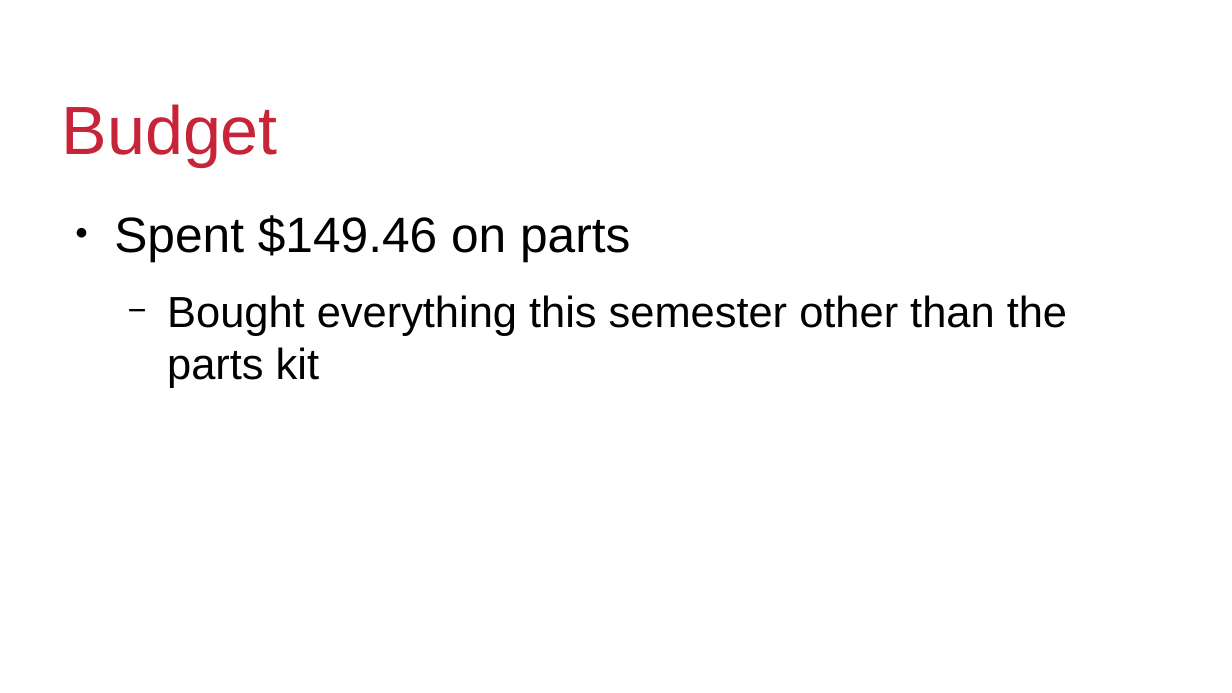
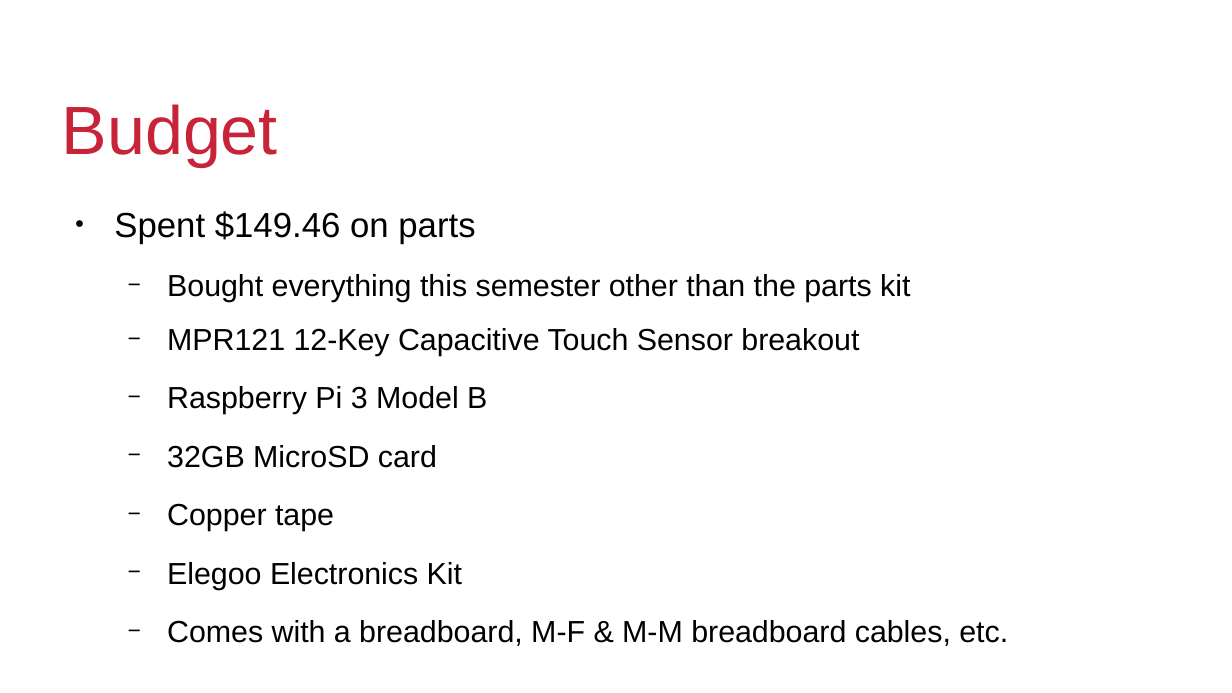
Before and after one commit to YamiYukiSenpai/MacroKeyTouchSensor, a slide deck: slide 4 of MacroKeyTouchSensor_presentation.odp. Drawn at 1232x693 pixels with LibreOffice and Linux fonts; fonts in the diff are those of the drawing; background and template pictures are left out. Boxes give left, top, right and bottom in pixels: in the first picture for what was removed or moved away, otherwise in the second. Text is boxed around its words. In the diff, an @@ line names an element or a change of style, - is before the commit and + after.

Commit message:
Updated presentation

```diff
--- a/MacroKeyTouchSensor_presentation.odp
+++ b/MacroKeyTouchSensor_presentation.odp
@@ text at [114, 211, 910, 302]: size 32 to 22.4 pt in "Spent $149.46 on parts"; size 28 to 19.6 pt in "Bought everything this semester other than the ..." @@
@@ text at [167, 328, 1008, 646]: paragraphs added @@
+  − MPR121 12-Key Capacitive Touch Sensor breakout
+  − Raspberry Pi 3 Model B
+  − 32GB MicroSD card
+  − Copper tape
+  − Elegoo Electronics Kit
+  − Comes with a breadboard, M-F & M-M breadboard cables, etc.
```
Also in this commit, not shown: 1 slide added.
